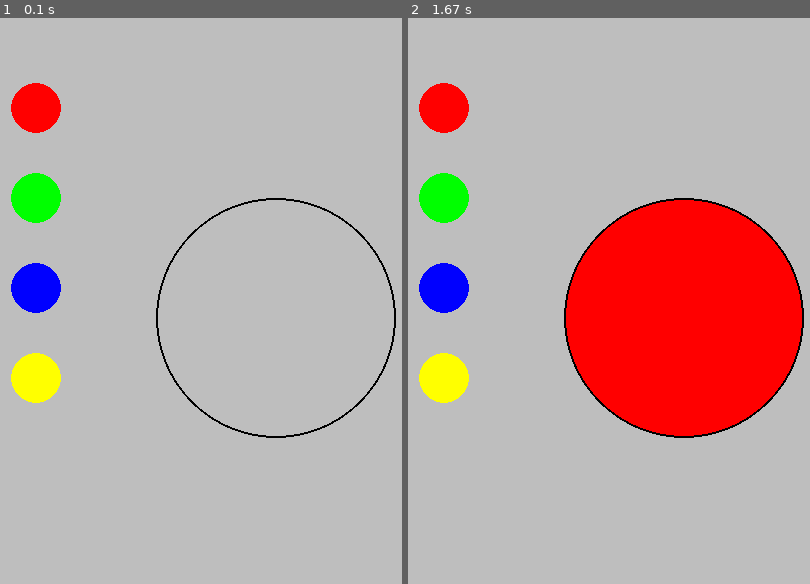
Above: before the commit, frames 1-2 (left to right).
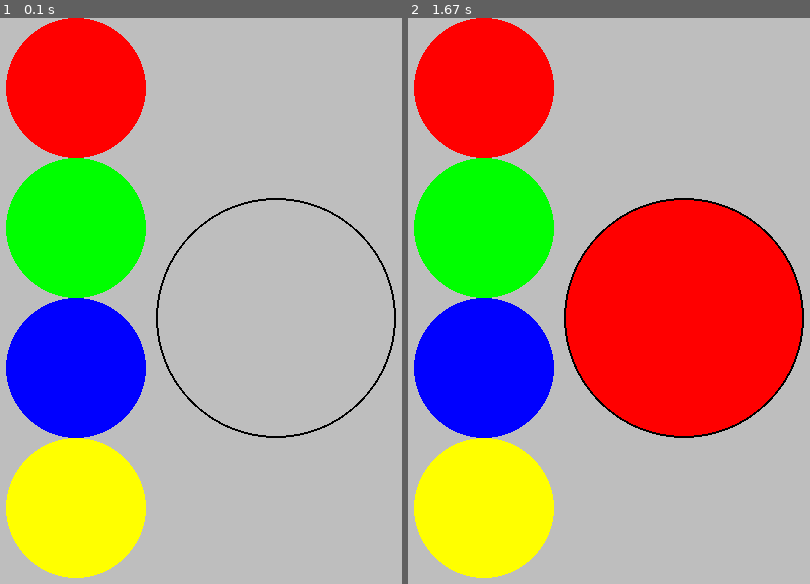
Above: after the commit, the same moments.

Repository: bennorth/cake-decoration-in-pygame
Game: pygame game, started from cake.py
Same seed, same stepped clock (60 frames per second), same inputs: the game is played once before the commit and once after it.
Inputs (mouse positions are in pixels of both pictures, inside the frame that each line leads up to):
- Up to frame 1 (0.1 s): no input
- Up to frame 2 (1.67 s): click (444, 108) at 0.38 s

The runs differ from the first frame. In frame 1, 26% of the frame differs, in the area x 1-37%, y 0-99%; in frame 2, 26%.

Commit message:
adjust icing palette size and location
To match student's.

Diff:
--- a/cake.py
+++ b/cake.py
@@ -7,6 +7,7 @@
 
 
 icing_colours = ['red', 'green', 'blue', 'yellow']
+icing_places = [70, 210, 350, 490]
 
 current_icing_colour = None
 
@@ -40,6 +41,6 @@
     pygame.draw.circle(screen, pygame.Color('black'), (300, 300), 120, 2)
 
     for i in range(len(icing_colours)):
-        pygame.draw.circle(screen, pygame.Color(icing_colours[i]), (60, 90 * (i + 1)), 25, 0)
+        pygame.draw.circle(screen, pygame.Color(icing_colours[i]), (100, icing_places[i]), 70)
 
     pygame.display.flip()
